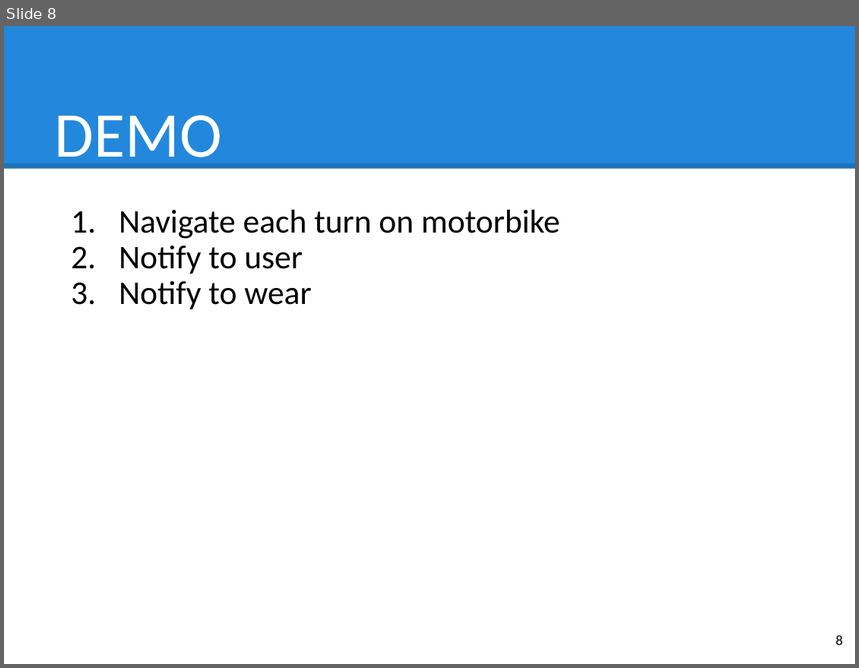
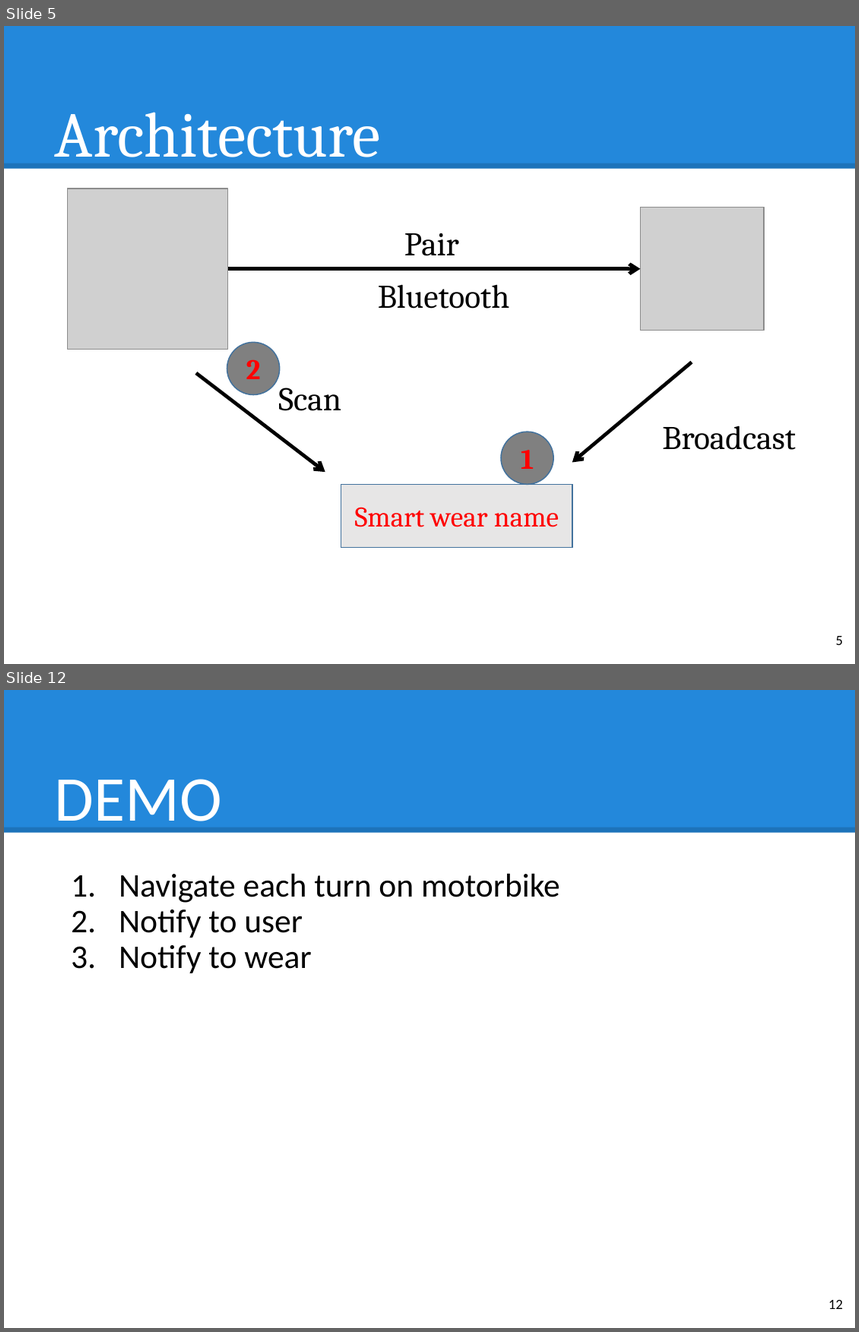
Before and after one commit to hqt/street-router, a slide deck: Document/presentation/nam/wear.pptx. Shown one above the other, each under a label of ours: slide 8 before the commit, slides 5 and 12 after it; the slides between them are not shown. The pictures are 859x668 and 859x1332 pixels, drawn with LibreOffice and Linux fonts; fonts in the diff are those of the drawing; grey boxes stand for pictures. Boxes give left, top, right and bottom in pixels: in the first picture for what was removed or moved away, otherwise in the second. Text is boxed around its words. In the diff, an @@ line names an element or a change of style, - is before the commit and + after.

```diff
--- a/Document/presentation/nam/wear.pptx
+++ b/Document/presentation/nam/wear.pptx
@@ slide 5 added at bbox=[4, 26, 855, 664], background #FFFFFF; not listed: 2 template elements that a slide beside it also shows @@
@@ text added at bbox=[55, 112, 381, 170], 54 pt, text #FFFFFF @@
+Architecture
@@ picture added at bbox=[67, 189, 228, 350] @@
@@ picture added at bbox=[641, 208, 764, 331] @@
@@ text added at bbox=[405, 233, 459, 256], 28 pt, text #000000 @@
+Pair
@@ arrow added from (228, 268) to (641, 268), #000000 3 pt @@
@@ text added at bbox=[378, 284, 510, 309], 28 pt, text #000000 @@
+Bluetooth
@@ ellipse added at bbox=[227, 343, 280, 395], fill #808080, outline #43739E 1 pt, 24 pt, text #FF0000, bold @@
+2
@@ arrow added from (692, 362) to (572, 463), #000000 3 pt @@
@@ arrow added from (196, 373) to (325, 472), #000000 3 pt @@
@@ text added at bbox=[278, 388, 341, 411], 28 pt, text #000000 @@
+Scan
@@ ellipse added at bbox=[501, 432, 554, 485], fill #808080, outline #43739E 1 pt, 24 pt, text #FF0000, bold @@
+1
@@ text added at bbox=[662, 426, 796, 450], 28 pt, text #000000 @@
+Broadcast
@@ rectangle added at bbox=[341, 485, 572, 548], fill #E7E6E6, outline #43739E 1 pt, 24 pt, text #FF0000 @@
+Smart wear name
@@ page number added at bbox=[836, 636, 843, 645], 12 pt, text #000000 @@
+5
@@ what was slide 8 is now slide 12 @@
@@ page number at bbox=[829, 1300, 843, 1309]: text changed @@
-8
+12
```
Also in this commit, not shown: 6 slides changed, 4 other slides added, 1 slide removed.
